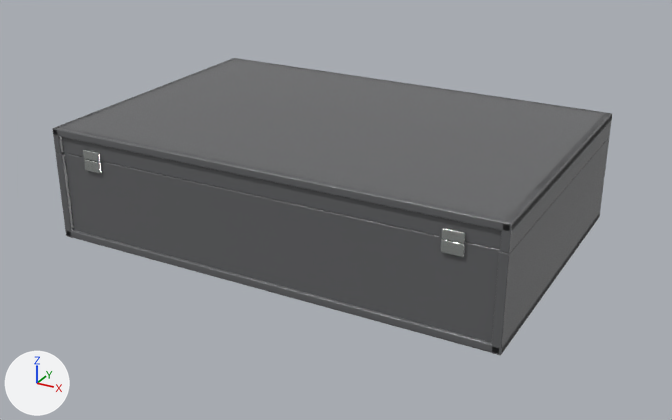
What one commit did to the Blender file pockets-volume-4-model.blend.
The view is the same before and after, from a 50 mm camera at (0.278, -0.509, 0.267) aimed at (0.003, -0.009, 0.017). The axes (+X, +Y, +Z) are drawn at lower left. The lights are the same throughout. The older version comes first.

Before the edit, the objects in view are built like this:
```python
ob_case_base = bpy.data.objects.new('Case_base', me_cube_034)
ob_case_base.parent = ob_pocket_case
ob_case_base.location = (0.0, 0.0, 0.00279)
ob_case_end_001 = bpy.data.objects.new('Case_end.001', me_cube_036)
ob_case_end_001.parent = ob_pocket_case
ob_case_end_001.location = (0.0, -0.0978, 0.0298)
ob_case_end_001.scale = (1.0, 1.0, 1.27)
ob_case_side = bpy.data.objects.new('Case_side', me_cube_037)
ob_case_side.parent = ob_pocket_case
ob_case_side.location = (-0.15, 0.0, 0.0298)
ob_case_side.scale = (1.0, 1.0, 1.27)
ob_case_side_001 = bpy.data.objects.new('Case_side.001', me_cube_038)
ob_case_side_001.parent = ob_pocket_case
ob_case_side_001.location = (0.15, 0.0, 0.0298)
ob_case_side_001.scale = (1.0, 1.0, 1.27)
ob_lid_end_001 = bpy.data.objects.new('Lid_end.001', me_cube_040)
ob_lid_end_001.parent = ob_pocket_lid
ob_lid_end_001.location = (0.0, -0.197, 0.00826)
ob_lid_side = bpy.data.objects.new('Lid_side', me_cube_056)
ob_lid_side.parent = ob_pocket_lid
ob_lid_side.location = (-0.15, -0.0991, 0.00826)
ob_lid_side_001 = bpy.data.objects.new('Lid_side.001', me_cube_059)
ob_lid_side_001.parent = ob_pocket_lid
ob_lid_side_001.location = (0.15, -0.0991, 0.00826)
ob_lid_top = bpy.data.objects.new('Lid_top', me_cube_060)
ob_lid_top.parent = ob_pocket_lid
ob_lid_top.location = (0.0, -0.0991, 0.014)
```
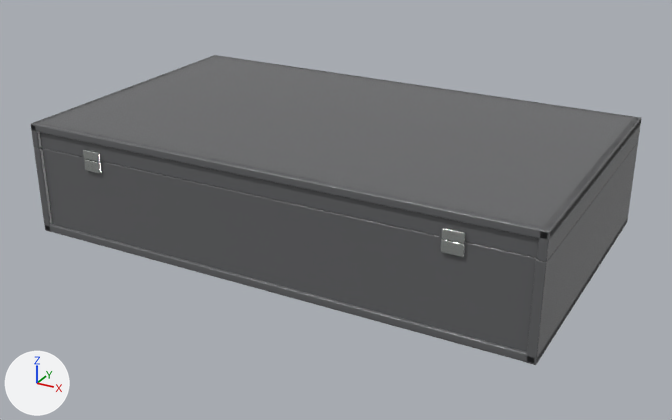
Boxes [x1, y1, x2, y2] around the edits, measured in the pictures (672 x 420 px):
'Lid_top', rescaled (9% wider, 6% taller): before [54, 58, 612, 231]; after [33, 55, 641, 239]
'Case_end.001', rescaled (13% wider, 8% taller): before [64, 153, 500, 342]; after [43, 148, 537, 352]
'Case_side.001', moved: before [491, 137, 609, 355]; after [526, 142, 638, 365]
'Lid_end.001', rescaled (14% wider, 11% taller): before [62, 128, 501, 250]; after [40, 123, 540, 258]
'Lid_side.001', moved: before [500, 112, 612, 253]; after [537, 117, 641, 262]
'Case_base', rescaled (9% wider): before [67, 213, 600, 353]; after [45, 218, 628, 362]
'Case_side', moved: before [56, 152, 74, 238]; after [34, 148, 52, 232]
'Lid_side', moved: before [53, 58, 235, 153]; after [31, 55, 218, 148]

What changed in the scene script:
```text
Change me_cube_034:
    used by ob_case_base; parent = ob_pocket_case; location = (0.0, 0.0, 0.00279)
    remove me_cube_034.from_pydata(...)  # 8 vertices, 6 faces; spans x -0.152..0.152, y -0.102..0.102, z -0.003..0.003
    add me_cube_034.from_pydata(...)  # 8 vertices, 6 faces; spans x -0.171..0.171, y -0.102..0.102, z -0.003..0.003
    me_cube_034 part 1: the whole mesh is scaled about its middle by (1.13, 1, 1)
Change me_cube_036:
    used by ob_case_end_001; parent = ob_pocket_case; location = (0.0, -0.0978, 0.0298); scale = (1.0, 1.0, 1.27)
    remove me_cube_036.from_pydata(...)  # 8 vertices, 6 faces; spans x -0.147..0.147, y -0.002..0.002, z -0.023..0.023
    add me_cube_036.from_pydata(...)  # 8 vertices, 6 faces; spans x -0.166..0.166, y -0.002..0.002, z -0.023..0.023
    me_cube_036 part 2: the whole mesh is scaled about its middle by (1.13, 1, 1)
Change me_cube_060:
    used by ob_lid_top; parent = ob_pocket_lid; location = (0.0, -0.0991, 0.014)
    remove me_cube_060.from_pydata(...)  # 8 vertices, 6 faces; spans x -0.152..0.152, y -0.102..0.102, z -0.003..0.003
    add me_cube_060.from_pydata(...)  # 8 vertices, 6 faces; spans x -0.171..0.171, y -0.102..0.102, z -0.003..0.003
    me_cube_060 part 3: the whole mesh is scaled about its middle by (1.13, 1, 1)
Change me_cube_040:
    used by ob_lid_end_001; parent = ob_pocket_lid; location = (0.0, -0.197, 0.00826)
    remove me_cube_040.from_pydata(...)  # 8 vertices, 6 faces; spans x -0.147..0.147, y -0.002..0.002, z -0.008..0.008
    add me_cube_040.from_pydata(...)  # 8 vertices, 6 faces; spans x -0.166..0.166, y -0.002..0.002, z -0.008..0.008
    me_cube_040 part 4: the whole mesh is scaled about its middle by (1.13, 1, 1)
Change ob_case_side:
    ob_case_side.location: (-0.15, 0.0, 0.0298) -> (-0.169, 0.0, 0.0298)
Change ob_case_side_001:
    ob_case_side_001.location: (0.15, 0.0, 0.0298) -> (0.169, 0.0, 0.0298)
Change ob_lid_side:
    ob_lid_side.location: (-0.15, -0.0991, 0.00826) -> (-0.169, -0.0991, 0.00826)
Change ob_lid_side_001:
    ob_lid_side_001.location: (0.15, -0.0991, 0.00826) -> (0.169, -0.0991, 0.00826)
```
